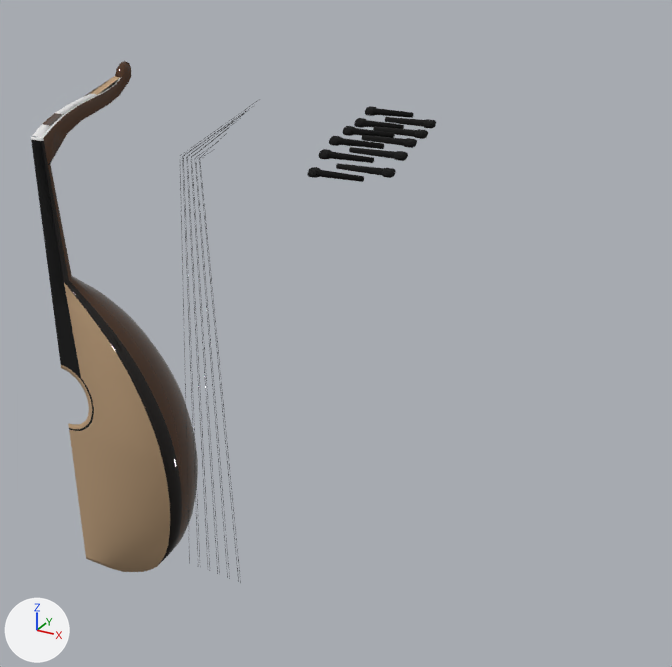
Before and after pictures for a commit that changed the glTF model assets/models/oud.glb.
Rendered twice from a 50 mm camera at (1.065, -0.996, 0.866) aimed at (0.446, 0.129, 0.304). The lights are fixed; the arrows at lower left show +X, +Y and +Z. The first picture is the older version. Vertices at exactly the same position are counted once.

The scene before the commit, as lines of its bpy script (objects in view):
```python
me_cylinder_003 = bpy.data.meshes.new('Cylinder.003')
me_cylinder_003.from_pydata(...)  # 5808 vertices, 11198 faces; spans x -0.056..0.063, y -0.088..0.09, z -0.036..0.029
me_cylinder_003.materials.append(mat_ebony)  # black #000000
me_plane_003 = bpy.data.meshes.new('Plane.003')
me_plane_003.from_pydata(...)  # 485 vertices, 874 faces; spans x 0.0..0.207, y 0.0..0.23, z -0.187..0.662
# faces by material slot: [197, 57, 35, 71, 514]
me_plane_003.materials.append(mat_cedar)  # beige #ba9b79
me_plane_003.materials.append(mat_ebony)  # black #000000
me_plane_003.materials.append(mat_bone)  # white #e7e7e7
me_plane_003.materials.append(mat_wenge)  # black #120b07
me_plane_003.materials.append(mat_mahogny)  # brown #492b12
me_plane_004 = bpy.data.meshes.new('Plane.004')
me_plane_004.from_pydata(...)  # 264 vertices, 352 faces; spans x -0.051..0.049, y -0.038..0.151, z -0.452..0.26
me_plane_004.materials.append(mat_strings)  # dark grey #525252
ob_chevilles = bpy.data.objects.new('chevilles', me_cylinder_003)
ob_chevilles.location = (0.515, 0.107, 0.604)
ob_strings = bpy.data.objects.new('strings', me_plane_004)
ob_strings.location = (0.316, 0.005, 0.374)
ob_table = bpy.data.objects.new('table', me_plane_003)
ob_table.location = (0.0, 0.0, 0.0)
```
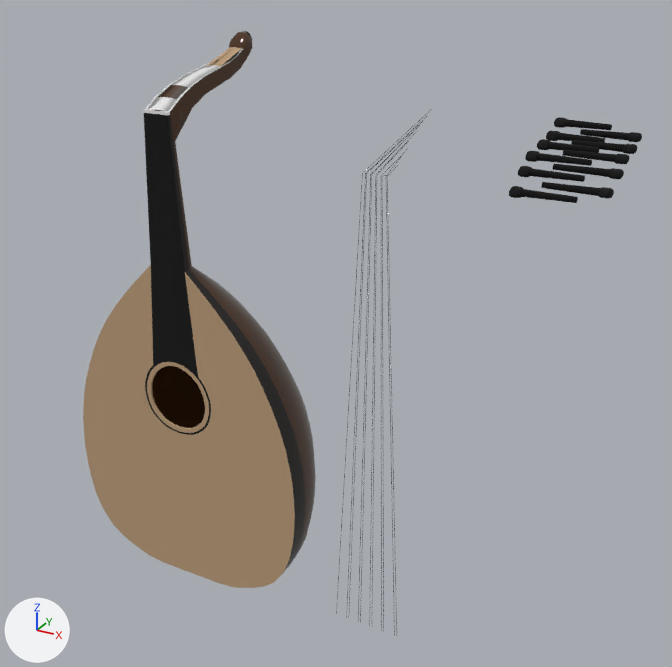
Location of each change, [x1, y1, x2, y2] in pixels of the pictures (672 x 667 px):
'table', reshaped, moved (39% wider, 9% taller)
    before: [31, 61, 198, 572]
    after: [83, 31, 316, 588]
'chevilles', moved
    before: [307, 106, 436, 182]
    after: [509, 117, 642, 203]
'strings', moved
    before: [180, 99, 260, 583]
    after: [336, 109, 432, 635]
part 1 of me_plane_003, added
    after: [83, 31, 243, 573]

Edits to the bpy script that builds the scene:
```text
Change me_plane_003:
    used by ob_table; location = (0.0, 0.0, 0.0)
    remove me_plane_003.from_pydata(...)  # 485 vertices, 874 faces; spans x 0.0..0.207, y 0.0..0.23, z -0.187..0.662
    add me_plane_003.from_pydata(...)  # 872 vertices, 1742 faces; spans x -0.207..0.207, y 0.0..0.23, z -0.187..0.662
    me_plane_003 part 1: 387 vertices added at x -0.207..-0.002, y 0.0..0.229, z -0.186..0.661
Change ob_table:
    ob_table.location: (0.0, 0.0, 0.0) -> (0.24, 0.0, 0.059)
Change ob_chevilles:
    ob_chevilles.location: (0.515, 0.107, 0.604) -> (0.785, 0.107, 0.613)
Change ob_strings:
    ob_strings.location: (0.316, 0.005, 0.374) -> (0.586, 0.005, 0.383)
```
